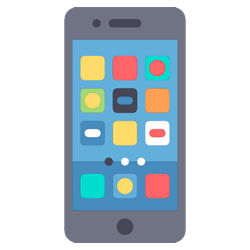
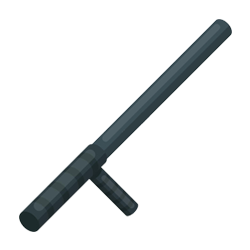
Before/after of a w=250, h=250 layered artwork. What changed in the layer stack:
added layer "Layer 15" above "0x678B81B1" over box(19, 19, 232, 232)
hid "Layer 8" over box(64, 7, 186, 243)
